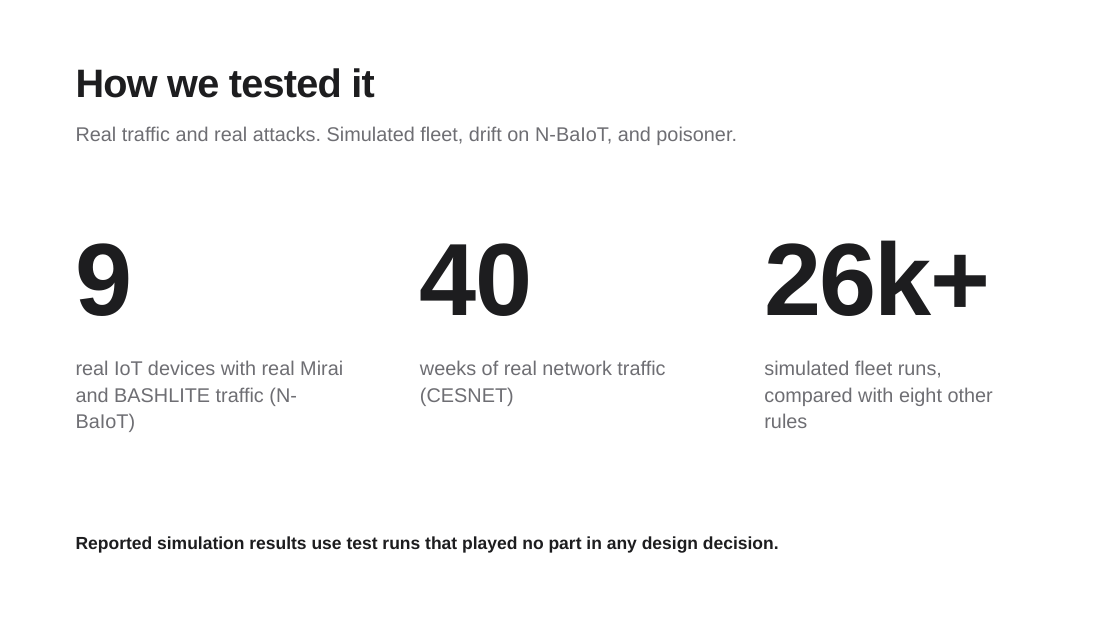
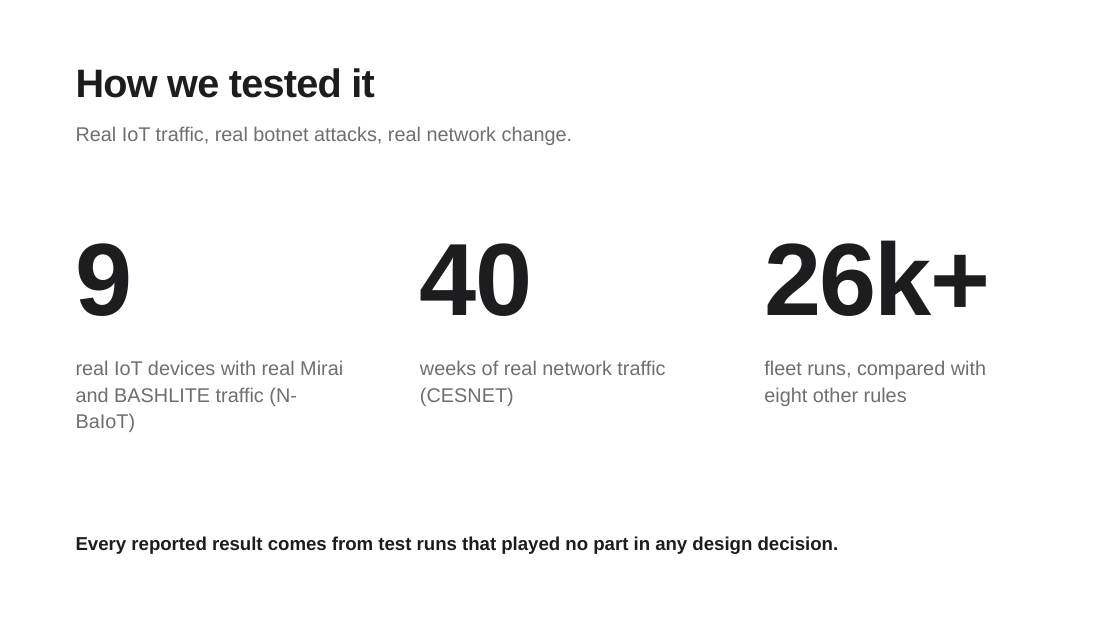
Before and after one commit to IOT-snu/brainstorming, a slide deck: slide 7 of G04_FOA_Final.pptx. Drawn at 1120x630 pixels with LibreOffice and Linux fonts; fonts in the diff are those of the drawing. Boxes give left, top, right and bottom in pixels: in the first picture for what was removed or moved away, otherwise in the second. Text is boxed around its words. In the diff, an @@ line names an element or a change of style, - is before the commit and + after.

```diff
--- a/G04_FOA_Final.pptx
+++ b/G04_FOA_Final.pptx
@@ text at <box>76,126,573,145</box>: text changed @@
-Real traffic and real attacks. Simulated fleet, drift on N-BaIoT, and poisoner.
+Real IoT traffic, real botnet attacks, real network change.
@@ text at <box>764,360,986,406</box>: text changed @@
-simulated fleet runs, compared with eight other rules
+fleet runs, compared with eight other rules
@@ text at <box>76,536,839,554</box>: text changed; size 15 to 16 pt @@
-Reported simulation results use test runs that played no part in any design decision.
+Every reported result comes from test runs that played no part in any design decision.
```
Also in this commit, not shown: 12 other slides changed, 2 slides added, 4 slides removed, 3 other files.
